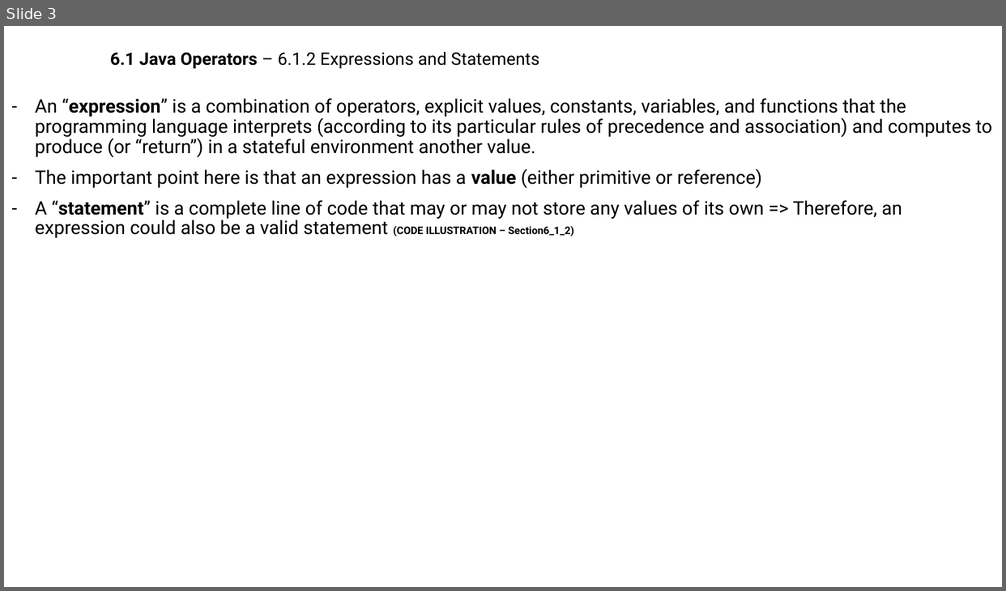
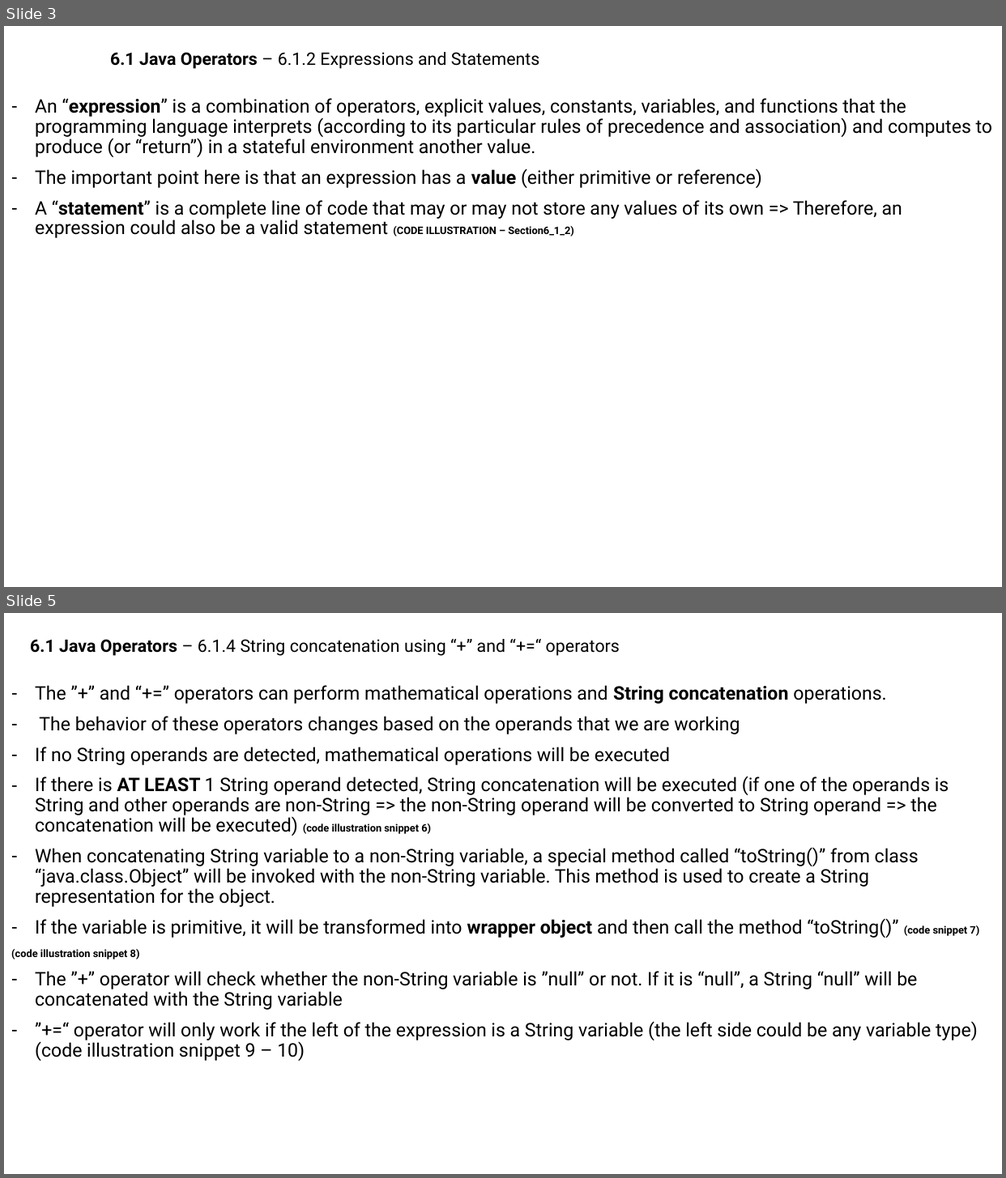
Before and after one commit to MaiDinhVinh/CS-Java, a slide deck: Java SE 8 Teaching Material/Chapter 6 - Working with Java Operators.pptx. Shown one above the other, each under a label of ours: slide 3 before the commit, slides 3 and 5 after it; the slides between them are not shown. The pictures are 1006x591 and 1006x1178 pixels, drawn with LibreOffice and Linux fonts; fonts in the diff are those of the drawing. Boxes give left, top, right and bottom in pixels: in the first picture for what was removed or moved away, otherwise in the second. Text is boxed around its words. In the diff, an @@ line names an element or a change of style, - is before the commit and + after.

```diff
--- a/Java SE 8 Teaching Material/Chapter 6 - Working with Java Operators.pptx
+++ b/Java SE 8 Teaching Material/Chapter 6 - Working with Java Operators.pptx
@@ slide 5 added at [4,613,1002,1174], background #FFFFFF @@
@@ subtitle added at [30,639,620,656], 16.6 pt, text #000000 @@
+6.1 Java Operators – 6.1.4 String concatenation using “+” and “+=“ operators
@@ text added at [11,685,979,1061], 18 pt, text #000000 @@
+– The ”+” and “+=” operators can perform mathematical operations and String concatenation operations.
+– The behavior of these operators changes based on the operands that we are working
+– If no String operands are detected, mathematical operations will be executed
+– If there is AT LEAST 1 String operand detected, String concatenation will be executed (if one of the operands is String and other operands are non-String => the non-String operand will be converted to String operand => the concatenation will be executed) (code illustration snippet 6)
+– When concatenating String variable to a non-String variable, a special method called “toString()” from class “java.class.Object” will be invoked with the non-String variable. This method is used to create a String representation for the object.
+– If the variable is primitive, it will be transformed into wrapper object and then call the method “toString()” (code snippet 7)
+(code illustration snippet 8)
+– The ”+” operator will check whether the non-String variable is ”null” or not. If it is “null”, a String “null” will be concatenated with the String variable
+– ”+=“ operator will only work if the left of the expression is a String variable (the left side could be any variable type) (code illustration snippet 9 – 10)
```
Also in this commit, not shown: 2 other slides added.
